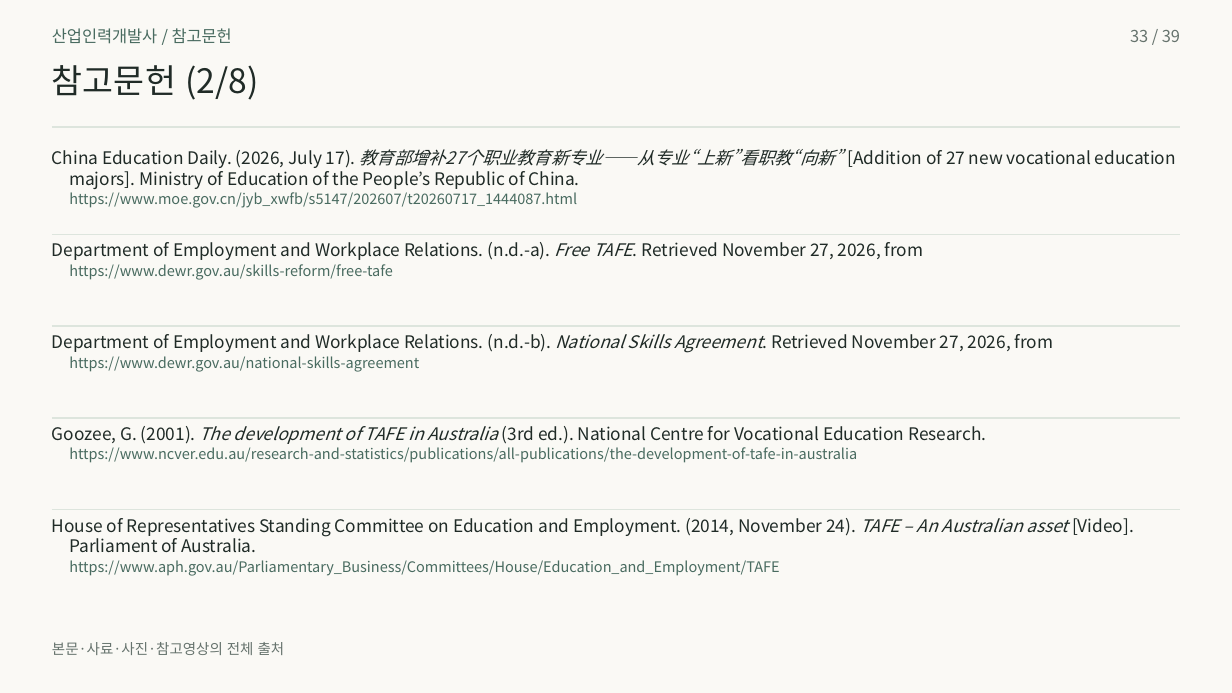
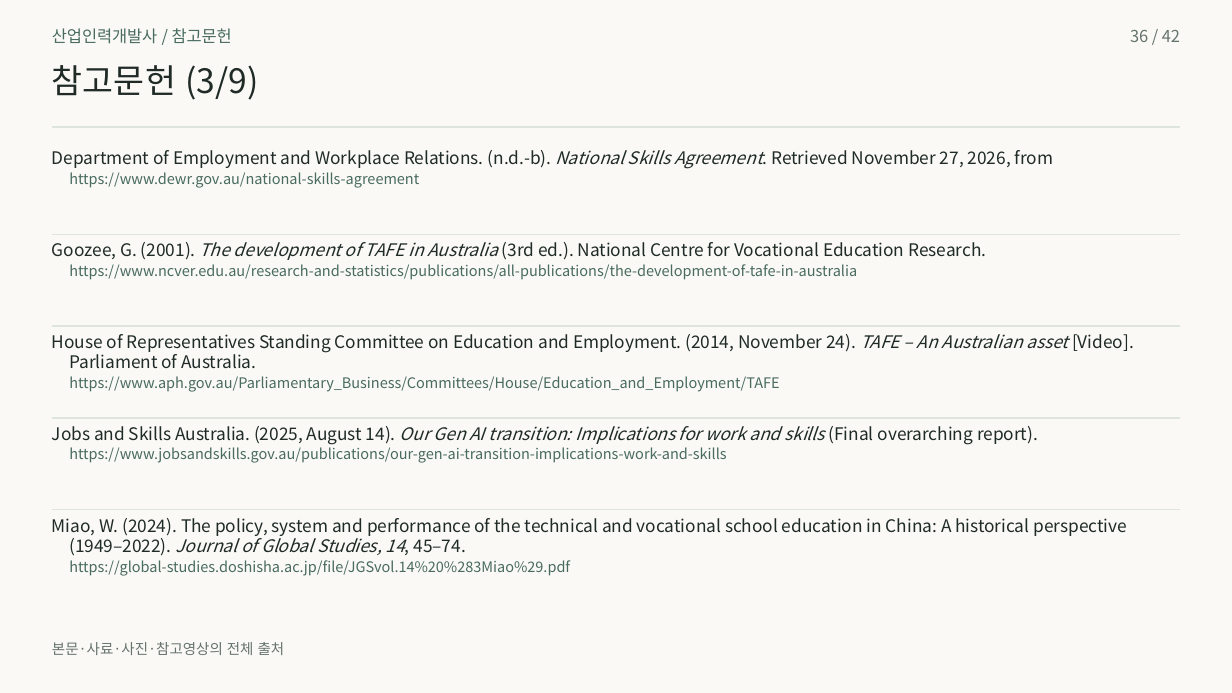
Before and after one commit to 01Chungee10/vet-history-rehearsal, a slide deck: slide 36 of au-cn-2026/presentation.pptx (slide 33 before the commit). Drawn at 1232x693 pixels with LibreOffice and Linux fonts; fonts in the diff are those of the drawing. Boxes give left, top, right and bottom in pixels: in the first picture for what was removed or moved away, otherwise in the second. Text is boxed around its words. In the diff, an @@ line names an element or a change of style, - is before the commit and + after.

Commit message:
Add AQF history and China qualification systems comparison

```diff
--- a/au-cn-2026/presentation.pptx
+++ b/au-cn-2026/presentation.pptx
@@ text at bbox=[1130, 30, 1180, 42]: text changed @@
-33 / 39
+36 / 42
@@ text at bbox=[52, 65, 259, 100]: text changed @@
-참고문헌 (2/8)
+참고문헌 (3/9)
@@ text at bbox=[52, 150, 1054, 169]: text changed @@
-China Education Daily. (2026, July 17). 教育部增补27个职业教育新专业——从专业“上新”看职教“向新” [Addition of 27 new vocational education
+Department of Employment and Workplace Relations. (n.d.-b). National Skills Agreement. Retrieved November 27, 2026, from
@@ text at bbox=[69, 172, 419, 188]: text changed; size 13.5 to 11.2 pt; text colour #202B27 to #496B60 @@
-majors]. Ministry of Education of the People’s Republic of China.
+https://www.dewr.gov.au/national-skills-agreement
@@ text removed at bbox=[69, 192, 577, 208] @@
-https://www.moe.gov.cn/jyb_xwfb/s5147/202607/t20260717_1444087.html
@@ text added at bbox=[52, 242, 986, 260], 13.5 pt, text #202B27 @@
+Goozee, G. (2001). The development of TAFE in Australia (3rd ed.). National Centre for Vocational Education Research.
@@ text at bbox=[69, 264, 857, 280]: text changed; size 13.5 to 11.2 pt; text colour #202B27 to #496B60 @@
-Department of Employment and Workplace Relations. (n.d.-a). Free TAFE. Retrieved November 27, 2026, from
+https://www.ncver.edu.au/research-and-statistics/publications/all-publications/the-development-of-tafe-in-australia
@@ text removed at bbox=[69, 264, 393, 280] @@
-https://www.dewr.gov.au/skills-reform/free-tafe
@@ text added at bbox=[52, 334, 1134, 353], 13.5 pt, text #202B27 @@
+House of Representatives Standing Committee on Education and Employment. (2014, November 24). TAFE – An Australian asset [Video].
@@ text at bbox=[69, 351, 256, 368]: text changed @@
-Department of Employment and Workplace Relations. (n.d.-b). National Skills Agreement. Retrieved November 27, 2026, from
+Parliament of Australia.
@@ text at bbox=[69, 376, 779, 392]: text changed @@
-https://www.dewr.gov.au/national-skills-agreement
+https://www.aph.gov.au/Parliamentary_Business/Committees/House/Education_and_Employment/TAFE
@@ text at bbox=[52, 426, 1038, 445]: text changed @@
-Goozee, G. (2001). The development of TAFE in Australia (3rd ed.). National Centre for Vocational Education Research.
+Jobs and Skills Australia. (2025, August 14). Our Gen AI transition: Implications for work and skills (Final overarching report).
@@ text at bbox=[69, 447, 726, 463]: text changed @@
-https://www.ncver.edu.au/research-and-statistics/publications/all-publications/the-development-of-tafe-in-australia
+https://www.jobsandskills.gov.au/publications/our-gen-ai-transition-implications-work-and-skills
@@ text at bbox=[52, 518, 1126, 536]: text changed @@
-House of Representatives Standing Committee on Education and Employment. (2014, November 24). TAFE – An Australian asset [Video].
+Miao, W. (2024). The policy, system and performance of the technical and vocational school education in China: A historical perspective
@@ text at bbox=[69, 533, 466, 556]: text changed; italic on @@
-Parliament of Australia.
+(1949–2022). Journal of Global Studies, 14, 45–74.
@@ text at bbox=[69, 560, 570, 576]: text changed @@
-https://www.aph.gov.au/Parliamentary_Business/Committees/House/Education_and_Employment/TAFE
+https://global-studies.doshisha.ac.jp/file/JGSvol.14%20%283Miao%29.pdf
```
Also in this commit, not shown: 38 other slides changed, 3 slides added, 46 other files.
